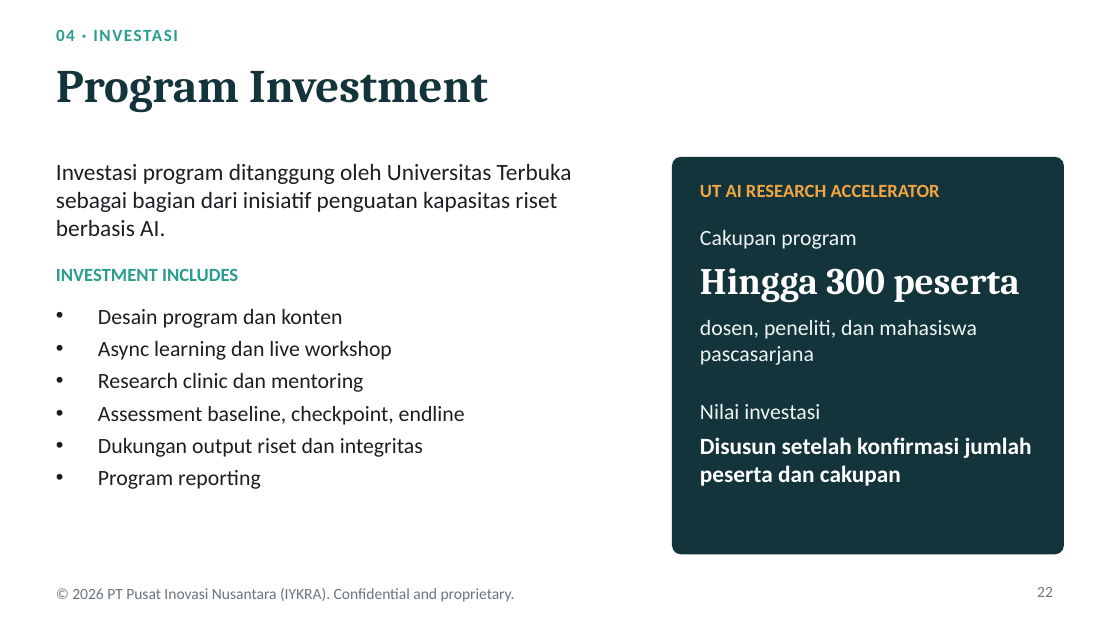
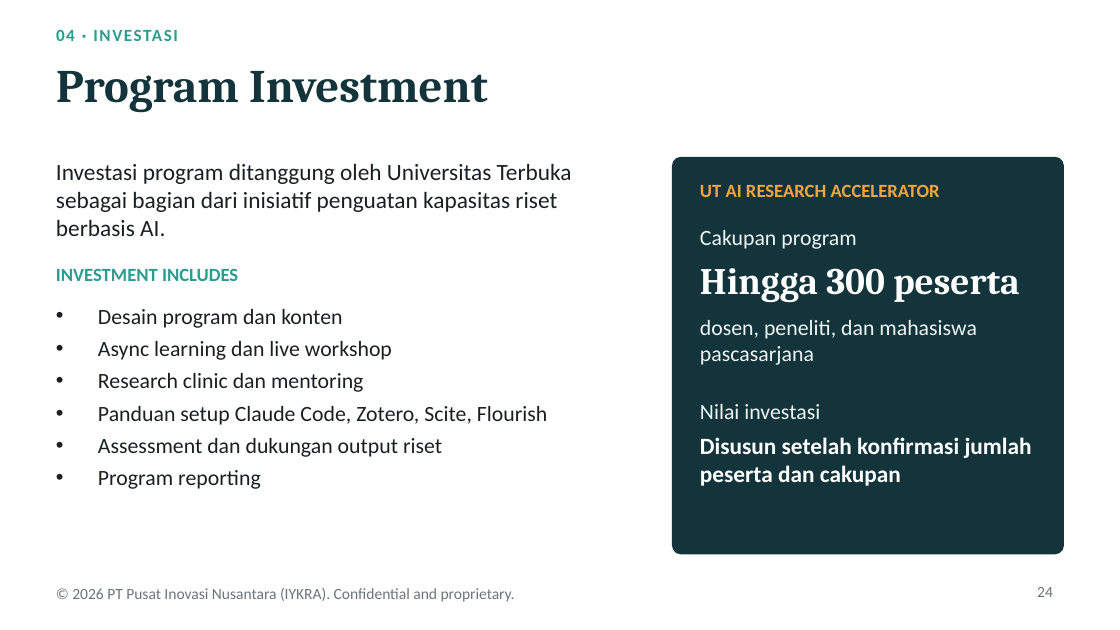
Before and after one commit to vivialatas83-sudo/baru, a slide deck: slide 24 of UT AI Research Accelerator/AI_Research_Accelerator_UT.pptx (slide 22 before the commit). Drawn at 1120x630 pixels with LibreOffice and Linux fonts; fonts in the diff are those of the drawing. Boxes give left, top, right and bottom in pixels: in the first picture for what was removed or moved away, otherwise in the second. Text is boxed around its words. In the diff, an @@ line names an element or a change of style, - is before the commit and + after.

```diff
--- a/UT AI Research Accelerator/AI_Research_Accelerator_UT.pptx
+++ b/UT AI Research Accelerator/AI_Research_Accelerator_UT.pptx
@@ text at (98, 406, 548, 457): text changed @@
-• Assessment baseline, checkpoint, endline
-• Dukungan output riset dan integritas
+• Panduan setup Claude Code, Zotero, Scite, Flourish
+• Assessment dan dukungan output riset
@@ page number at (1037, 587, 1053, 597): text changed @@
-22
+24
```
Also in this commit, not shown: 5 other slides changed, 2 slides added, 1 other file.
